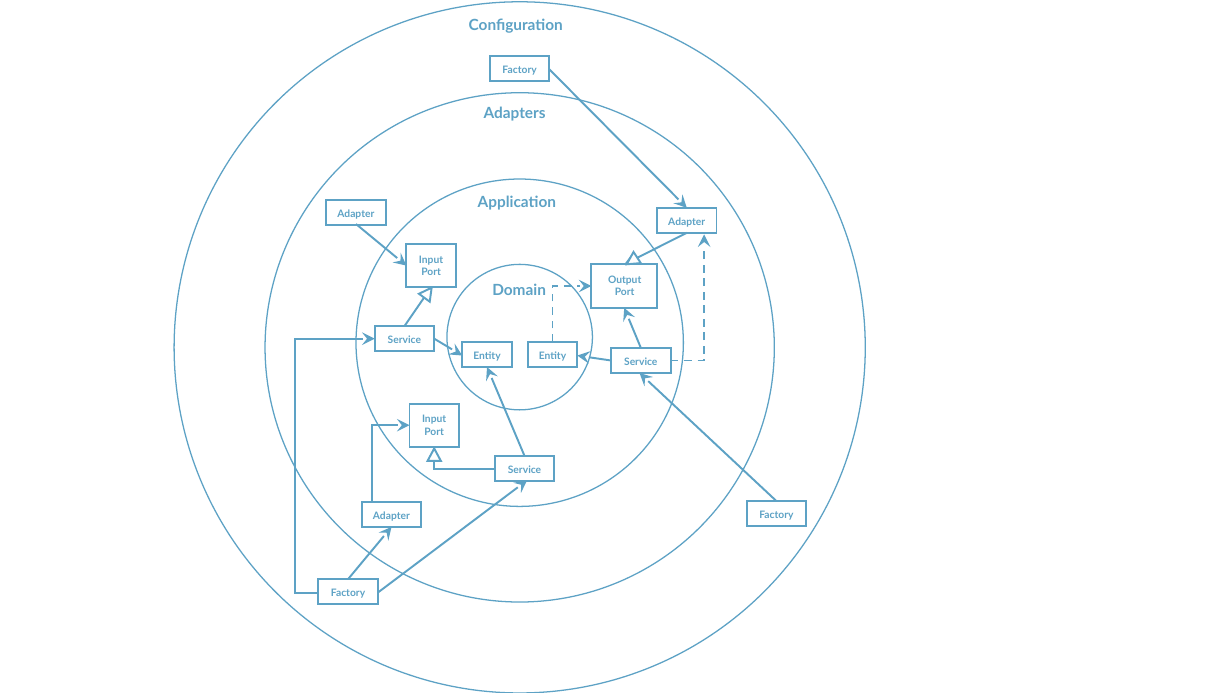
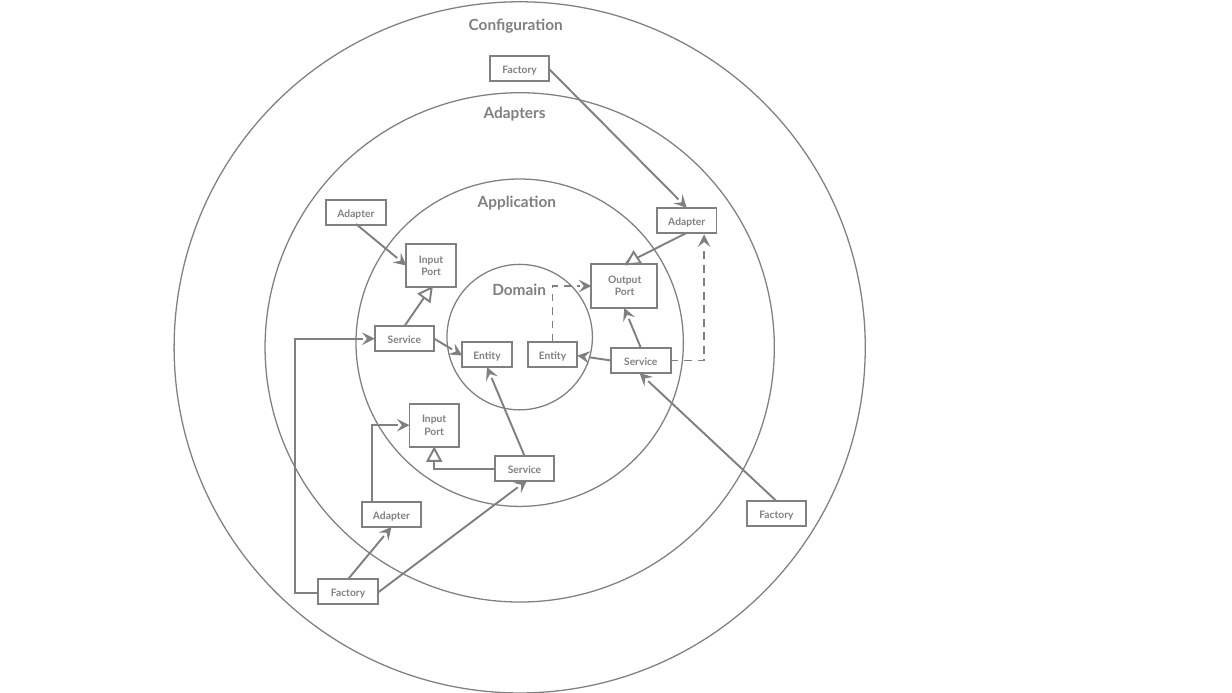
Before and after one commit to rudaks-han/book-summary, a slide deck: slide 17 of Get Your Hands Dirty on Clean Architecture/ref/프레젠테이션1.pptx. Drawn at 1232x693 pixels with LibreOffice and Linux fonts; fonts in the diff are those of the drawing. Boxes give left, top, right and bottom in pixels: in the first picture for what was removed or moved away, otherwise in the second. Text is boxed around its words. In the diff, an @@ line names an element or a change of style, - is before the commit and + after.

```diff
--- a/Get Your Hands Dirty on Clean Architecture/ref/프레젠테이션1.pptx
+++ b/Get Your Hands Dirty on Clean Architecture/ref/프레젠테이션1.pptx
@@ outline #5DA2C5 1 pt to #808080 1 pt in 4 elements at <box>356,179,683,506</box>, <box>447,264,592,409</box>, <box>265,92,775,602</box>, <box>174,2,865,693</box> @@
@@ arrow (687, 208) - (550, 69): stroke #5DA2C5 1.5 pt to #808080 1.5 pt @@
@@ arrow (407, 265) - (356, 224): stroke #5DA2C5 1.5 pt to #808080 1.5 pt @@
@@ arrow (625, 264) - (687, 233): stroke #5DA2C5 1.5 pt to #808080 1.5 pt @@
@@ elbow arrow (671, 360) - (704, 235): stroke #5DA2C5 1.5 pt dashed to #808080 1.5 pt dashed @@
@@ arrow (432, 287) - (405, 326): stroke #5DA2C5 1.5 pt to #808080 1.5 pt @@
@@ outline #5DA2C5 1.5 pt to #808080 1.5 pt in 17 elements at <box>462,342,512,367</box>, <box>528,342,578,367</box>, <box>407,244,457,287</box>, <box>375,326,434,351</box>, <box>409,404,459,447</box>, <box>495,457,555,482</box>, <box>611,348,670,373</box>, <box>592,264,657,308</box>, <box>657,208,716,233</box>, <box>490,56,549,81</box>, <box>319,579,378,604</box>, <box>362,502,421,527</box>, <box>326,200,385,225</box>, <box>747,501,806,526</box>, <box>624,252,641,270</box>, <box>428,448,441,460</box>, <box>419,284,437,301</box> @@
@@ elbow arrow (553, 342) - (592, 287): stroke #5DA2C5 1.5 pt dashed to #808080 1.5 pt dashed @@
@@ arrow (625, 308) - (641, 348): stroke #5DA2C5 1.5 pt to #808080 1.5 pt @@
@@ elbow arrow (319, 592) - (375, 339): stroke #5DA2C5 1.5 pt to #808080 1.5 pt @@
@@ arrow (462, 356) - (434, 339): stroke #5DA2C5 1.5 pt to #808080 1.5 pt @@
@@ arrow (578, 356) - (611, 360): stroke #5DA2C5 1.5 pt to #808080 1.5 pt @@
@@ text colour #5DA2C5 to #808080 in 18 elements at <box>473,351,500,361</box>, <box>492,284,546,295</box>, <box>539,351,566,361</box>, <box>419,255,443,275</box>, <box>422,414,446,435</box>, <box>608,275,641,295</box>, <box>668,217,705,227</box>, <box>502,65,536,75</box>, <box>331,588,365,598</box>, <box>373,511,410,521</box>, <box>337,209,374,219</box>, <box>759,510,793,520</box>, <box>478,195,556,210</box>, <box>484,106,546,121</box>, <box>469,18,563,33</box>, <box>388,335,421,343</box>, <box>508,465,541,473</box>, <box>624,357,657,365</box> @@
@@ arrow (487, 367) - (525, 457): stroke #5DA2C5 1.5 pt to #808080 1.5 pt @@
@@ arrow (640, 373) - (776, 501): stroke #5DA2C5 1.5 pt to #808080 1.5 pt @@
@@ elbow arrow (372, 503) - (409, 425): stroke #5DA2C5 1.5 pt to #808080 1.5 pt @@
@@ elbow arrow (495, 469) - (434, 447): stroke #5DA2C5 1.5 pt to #808080 1.5 pt @@
@@ arrow (528, 481) - (378, 592): stroke #5DA2C5 1.5 pt to #808080 1.5 pt @@
@@ arrow (392, 527) - (348, 579): stroke #5DA2C5 1.5 pt to #808080 1.5 pt @@
```
Also in this commit, not shown: 20 other slides changed, 2 other files.
